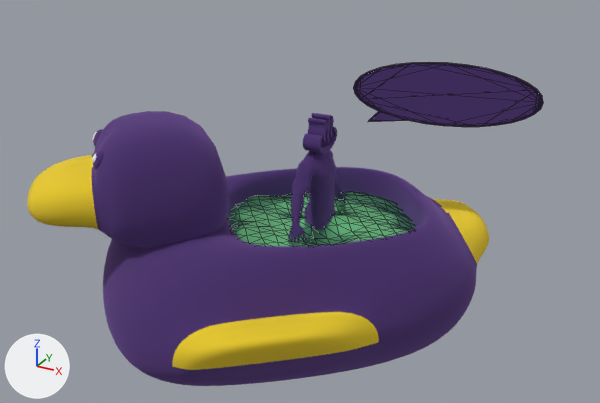
An edit to the glTF model model.glb, drawn before and after from the same camera.
Rendered twice from a 50 mm camera at (5.24, -7.38, 6.59) aimed at (0.46, 1.32, 2.24). Every picture has the same lights, and +X, +Y and +Z are marked at lower left. The picture after the commit comes second. Both versions are drawn at frame 36 of the action '吹き出しアクション.001'; the numbers are the values there. Mesh edges are drawn as thin lines on the coarser meshes.

The scene before the commit, as lines of its bpy script (objects in view):
```python
me_finalbasemeshmesh = bpy.data.meshes.new('FinalBaseMeshmesh')
me_finalbasemeshmesh.from_pydata(...)  # 13252 vertices, 26464 faces; spans x -0.22..0.28, y -0.75..0.75, z -1.59..1.16
# faces by material slot: [8766, 13232, 4466]
me_finalbasemeshmesh.materials.append(mat_まん)  # blue #75c2e7
me_finalbasemeshmesh.materials.append(mat_ふち)  # purple #7d5fa4
me_finalbasemeshmesh.materials.append(mat_まん2)  # pink #e76fc5
me_円 = bpy.data.meshes.new('円')
me_円.from_pydata(...)  # 128 vertices, 248 faces; spans x -0.18..1.48, y -0.16..1.5, z -0.01..0.82
# faces by material slot: [124, 124]
me_円.materials.append(mat_吹き出し)  # picture img_1
me_円.materials.append(mat_ふち)  # purple #7d5fa4
me_立方体 = bpy.data.meshes.new('立方体')
me_立方体.from_pydata(...)  # 12520 vertices, 25136 faces; spans x -2.15..2.25, y -1.68..3.94, z 0.18..3.37
# faces by material slot: [8176, 10032, 5008, 1920]
me_立方体.materials.append(mat_アヒル)  # green #c1e771
me_立方体.materials.append(mat_ふち)  # purple #7d5fa4
me_立方体.materials.append(mat_アヒル_001)  # yellow #e7c828
me_立方体.materials.append(mat_siro)  # white #e7e7e7
ob_finalbasemesh = bpy.data.objects.new('FinalBaseMesh', me_finalbasemeshmesh)
ob_finalbasemesh.location = (0.62, 1.58, 2.22)
ob_吹き出し = bpy.data.objects.new('吹き出し', me_円)
ob_吹き出し.location = (1.12, 1.95, 3.26)
ob_吹き出し.rotation_euler = (0.0, 0.0, -0.57)  # degrees (0, 0, -33)
ob_顔 = bpy.data.objects.new('顔', me_立方体)
ob_顔.location = (-0.39, 0.09, 0.13)
ob_顔.rotation_euler = (0.0, 0.0, -0.427)  # degrees (0, 0, -24)
# also in view: '平面' at (0.53, 1.41, 1.86)
```
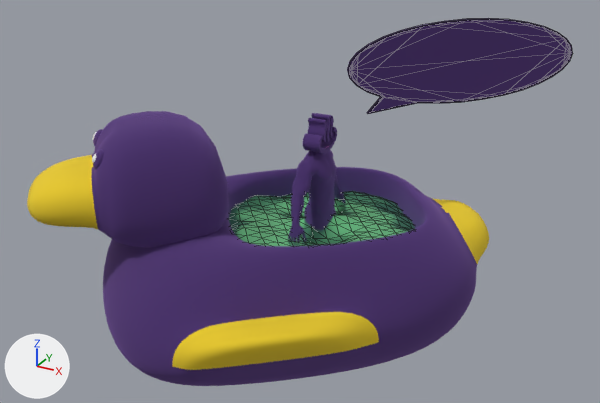
Location of each change, [x1, y1, x2, y2] in pixels of the pictures (600 x 403 px):
'吹き出し', moved, rescaled, turned
    before: [353, 62, 543, 127]
    after: [347, 18, 573, 114]

The edits, one by one:
Object '吹き出し' (ob_吹き出し) turns from (0, 0, -33) to (0, 0, 0) degrees about x, y and z.
Object '吹き出し' (ob_吹き出し) moves from (1.12, 1.95, 3.26) to (1.12, 1.95, 3.37).
Object '吹き出し' (ob_吹き出し) is rescaled from (1.0, 1.0, 1.0) to (1.36, 1.36, 1.36).
